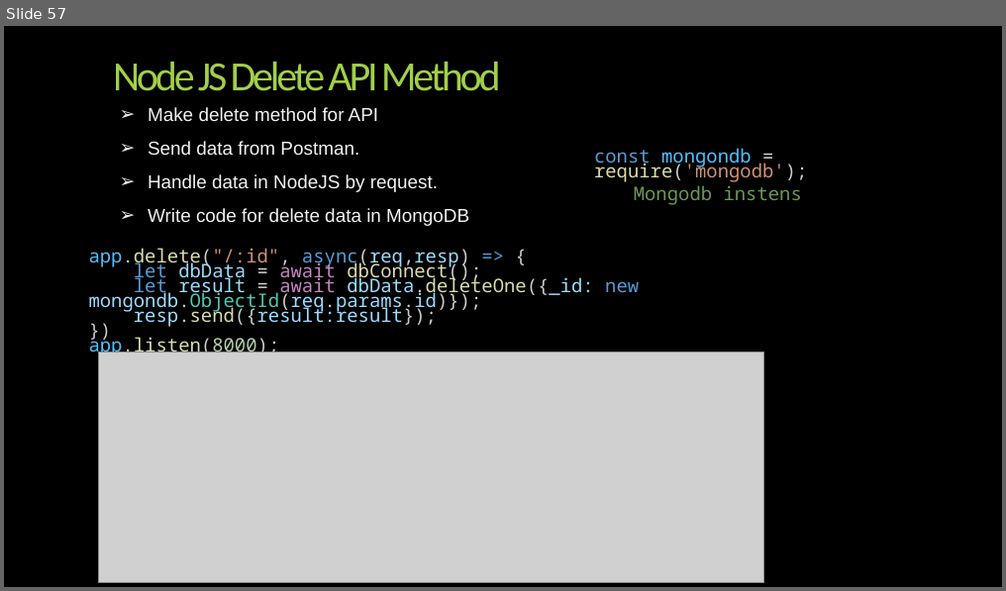
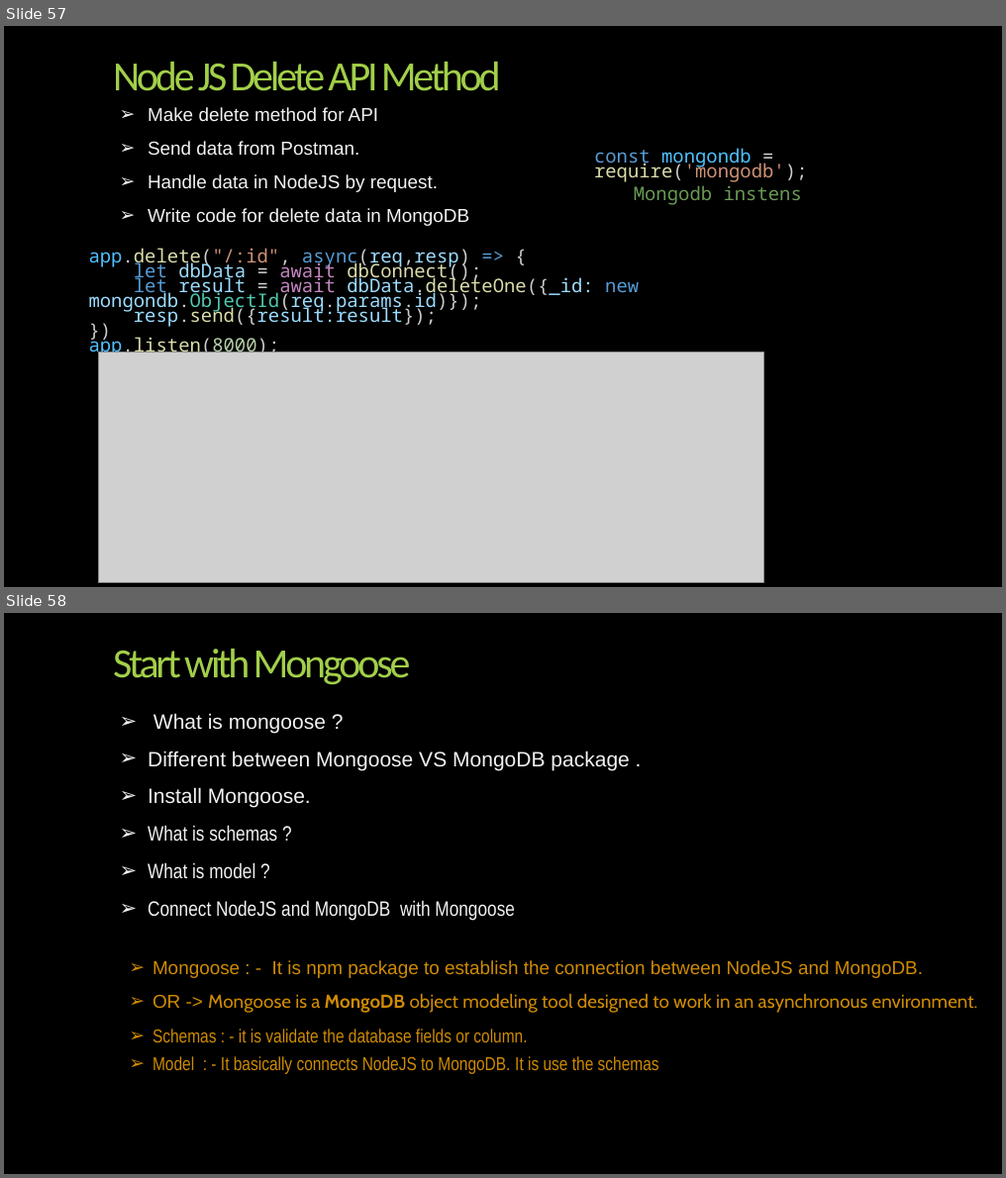
Before and after one commit to Alok2565/nodejs-tut2024, a slide deck: backup_code/NodeJS-full tutorila.pptx. Shown one above the other, each under a label of ours: slide 57 before the commit, slides 57 and 58 after it. The pictures are 1006x591 and 1006x1178 pixels, drawn with LibreOffice and Linux fonts; fonts in the diff are those of the drawing; grey boxes stand for pictures; background and template pictures are left out. Boxes give left, top, right and bottom in pixels: in the first picture for what was removed or moved away, otherwise in the second. Text is boxed around its words. In the diff, an @@ line names an element or a change of style, - is before the commit and + after.

```diff
--- a/backup_code/NodeJS-full tutorila.pptx
+++ b/backup_code/NodeJS-full tutorila.pptx
@@ slide 58 added at (x1=4, y1=613, x2=1002, y2=1174), background picture (left out) @@
@@ title added at (x1=113, y1=649, x2=411, y2=685), 40 pt, text #A2CF49 @@
+Start with Mongoose
@@ text added at (x1=148, y1=713, x2=629, y2=921), 20 pt, text #F2F2F2 @@
+➢ What is mongoose ?
+➢ Different between Mongoose VS MongoDB package .
+➢ Install Mongoose.
+➢ What is schemas ?
+➢ What is model ?
+➢ Connect NodeJS and MongoDB with Mongoose
@@ text added at (x1=152, y1=960, x2=978, y2=1013), 18 pt, text #CF8B03 @@
+➢ Mongoose : - It is npm package to establish the connection between NodeJS and MongoDB.
+➢ OR -> Mongoose is a MongoDB object modeling tool designed to work in an asynchronous environment.
@@ text added at (x1=152, y1=1029, x2=527, y2=1043), 18 pt, text #CF8B03 @@
+➢ Schemas : - it is validate the database fields or column.
@@ text added at (x1=152, y1=1057, x2=659, y2=1074), 18 pt, text #CF8B03 @@
+➢ Model : - It basically connects NodeJS to MongoDB. It is use the schemas
```
Also in this commit, not shown: 1 slide changed, 16 other slides added, 5 other files.
